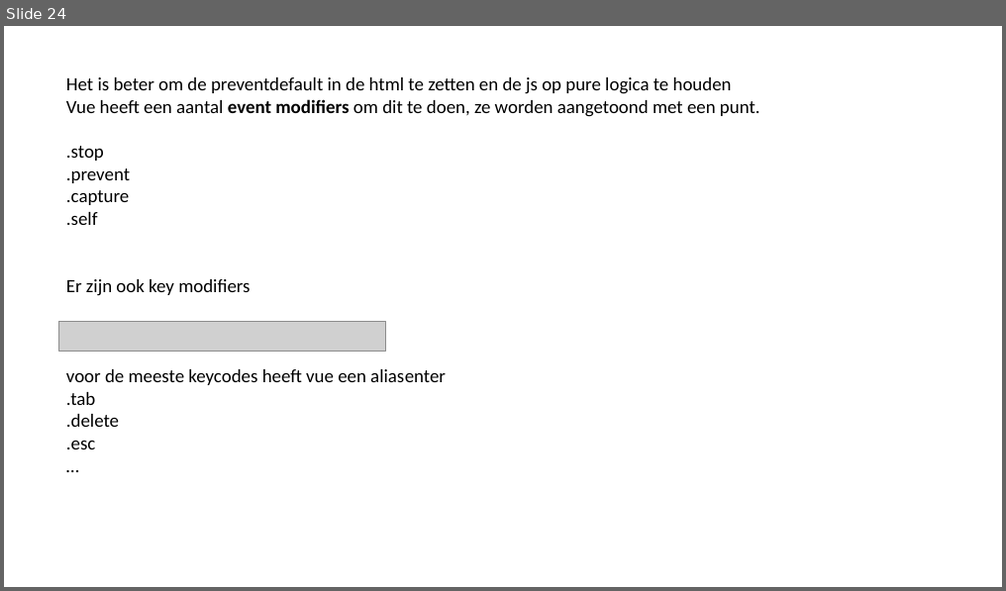
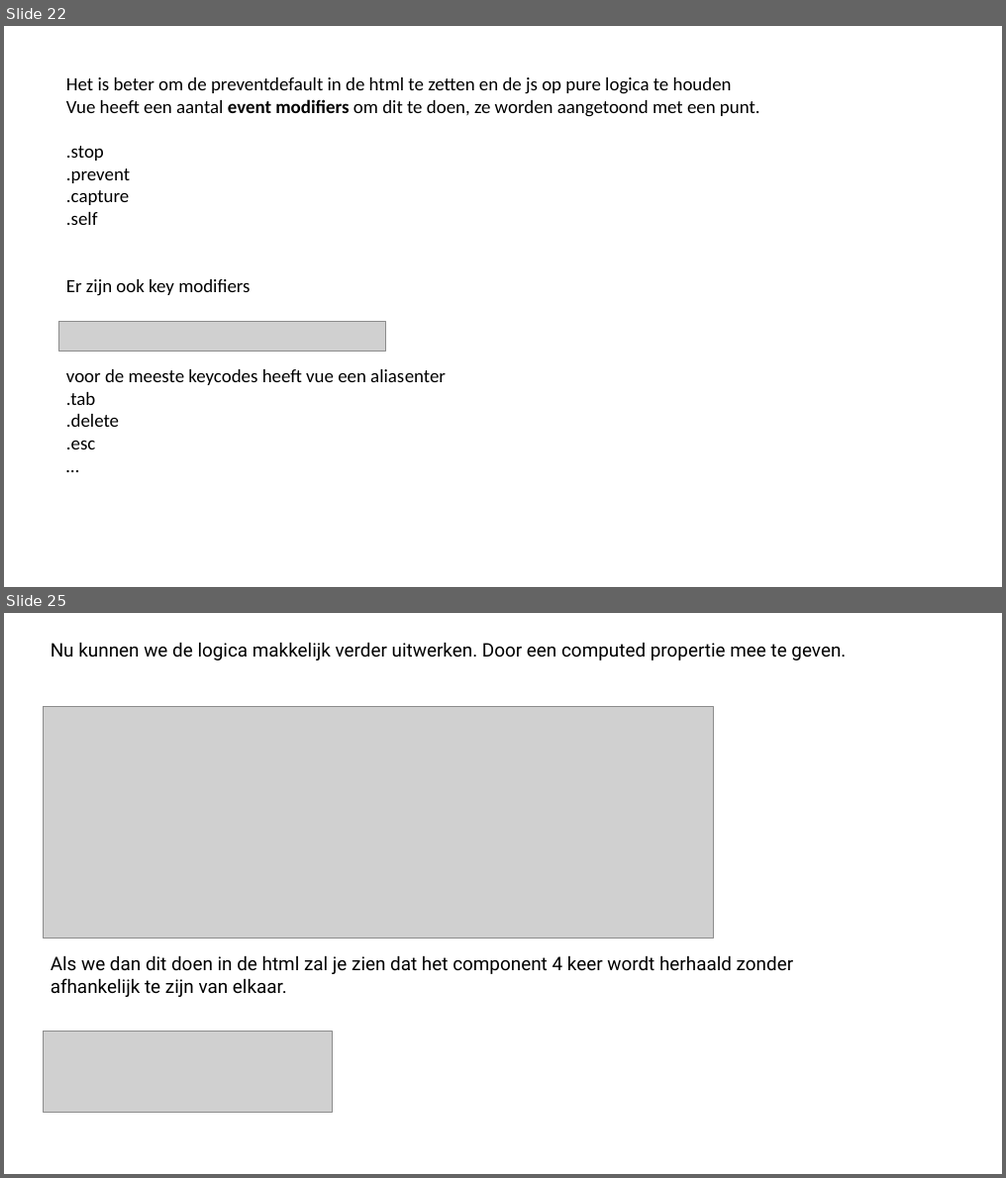
Before and after one commit to sepperenty/web-research-3, a slide deck: newTech/slideshow.pptx. Shown one above the other, each under a label of ours: slide 24 before the commit, slides 22 and 25 after it; the slides between them are not shown. The pictures are 1006x591 and 1006x1178 pixels, drawn with LibreOffice and Linux fonts; fonts in the diff are those of the drawing; grey boxes stand for pictures. Boxes give left, top, right and bottom in pixels: in the first picture for what was removed or moved away, otherwise in the second. Text is boxed around its words. In the diff, an @@ line names an element or a change of style, - is before the commit and + after.

```diff
--- a/newTech/slideshow.pptx
+++ b/newTech/slideshow.pptx
@@ slide 25 added at (4,613,1002,1174), background #FFFFFF @@
@@ text added at (51,642,846,661), 18 pt, text #000000 @@
+Nu kunnen we de logica makkelijk verder uitwerken. Door een computed propertie mee te geven.
@@ picture added at (43,707,714,938) @@
@@ text added at (51,956,793,997), 18 pt, text #000000 @@
+Als we dan dit doen in de html zal je zien dat het component 4 keer wordt herhaald zonder afhankelijk te zijn van elkaar.
@@ picture added at (43,1031,332,1112) @@
@@ what was slide 24 is now slide 22 @@
```
Also in this commit, not shown: 1 slide changed, 7 other slides added, 2 slides removed, 4 other files.
